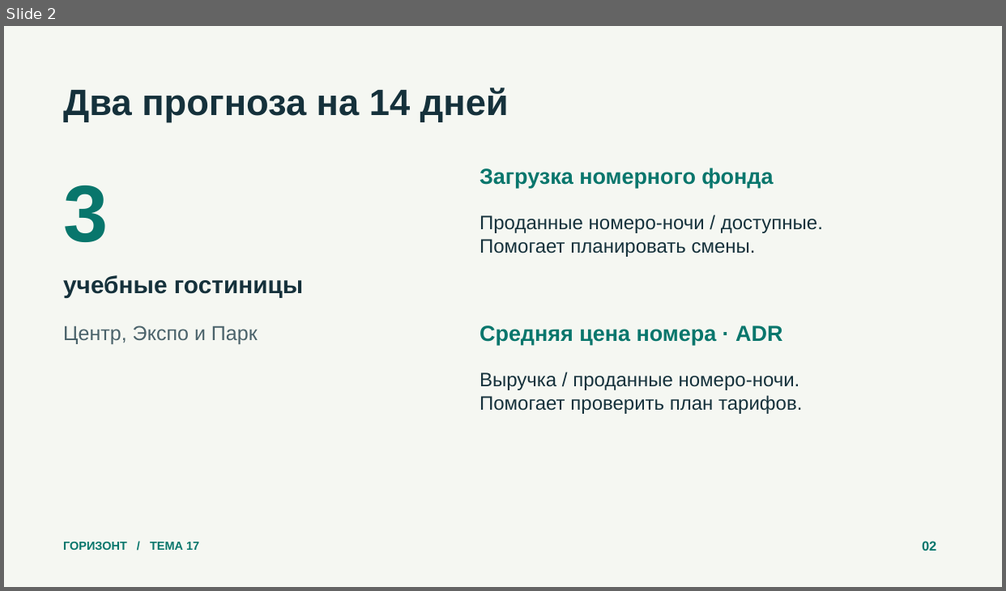
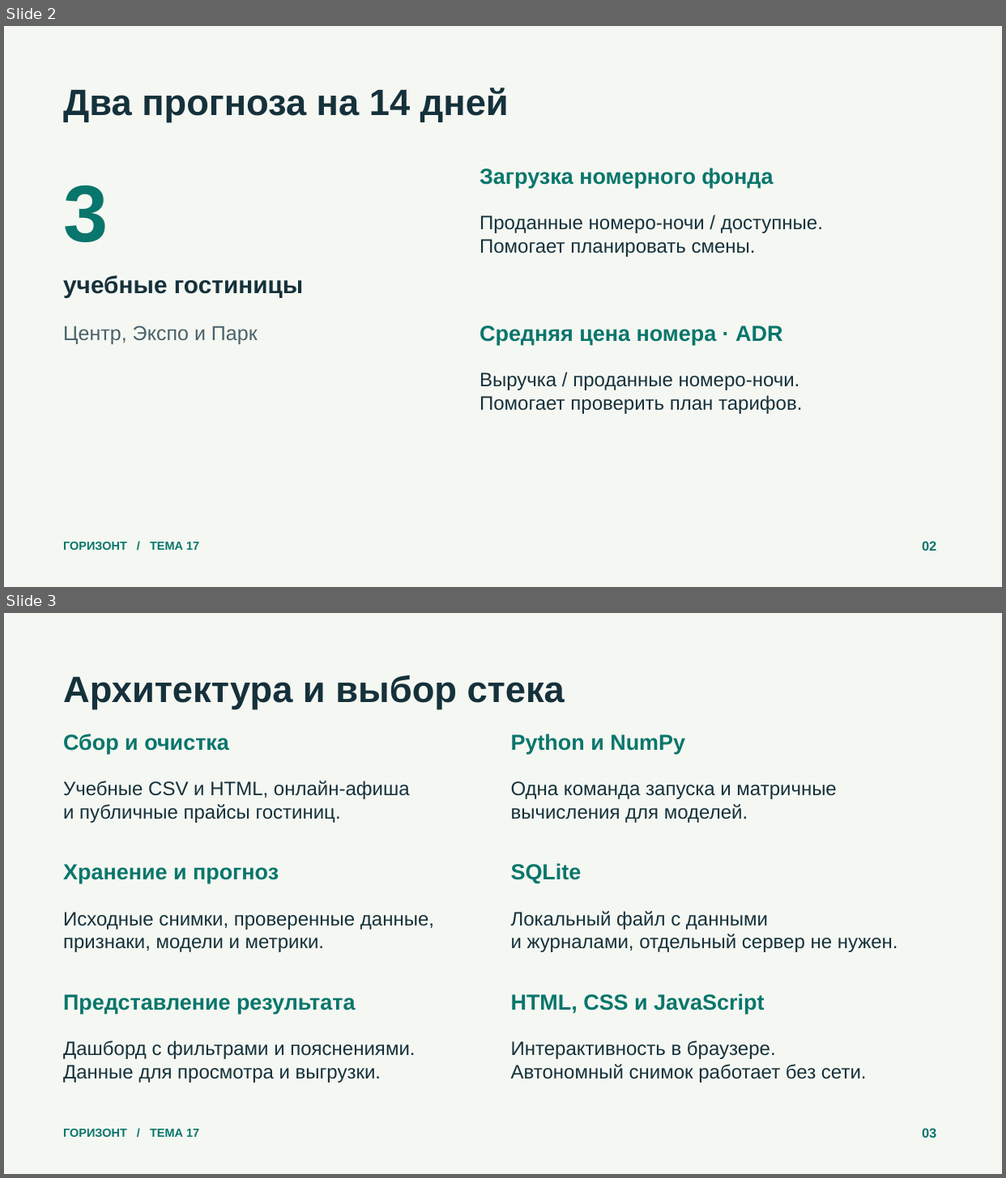
Before and after one commit to ReliqU/HotelForecast, a slide deck: deliverables/Презентация.pptx. Shown one above the other, each under a label of ours: slide 2 before the commit, slides 2 and 3 after it. The pictures are 1006x591 and 1006x1178 pixels, drawn with LibreOffice and Linux fonts; fonts in the diff are those of the drawing. Boxes give left, top, right and bottom in pixels: in the first picture for what was removed or moved away, otherwise in the second. Text is boxed around its words. In the diff, an @@ line names an element or a change of style, - is before the commit and + after.

```diff
--- a/deliverables/Презентация.pptx
+++ b/deliverables/Презентация.pptx
@@ slide 3 added at box(4, 613, 1002, 1174), background #F5F7F2 @@
@@ text added at box(63, 675, 565, 709), 35.2 pt, text #15313B, bold @@
+Архитектура и выбор стека
@@ text added at box(63, 734, 229, 754), 21 pt, text #08766C, bold @@
+Сбор и очистка
@@ text added at box(511, 734, 685, 754), 21 pt, text #08766C, bold @@
+Python и NumPy
@@ text added at box(63, 781, 410, 823), 18.8 pt, text #15313B @@
+Учебные CSV и HTML, онлайн-афиша
+и публичные прайсы гостиниц.
@@ text added at box(511, 781, 836, 823), 18.8 pt, text #15313B @@
+Одна команда запуска и матричные
+вычисления для моделей.
@@ text added at box(63, 864, 279, 884), 21 pt, text #08766C, bold @@
+Хранение и прогноз
@@ text added at box(511, 863, 582, 884), 21 pt, text #08766C, bold @@
+SQLite
@@ text added at box(63, 912, 434, 952), 18.8 pt, text #15313B @@
+Исходные снимки, проверенные данные,
+признаки, модели и метрики.
@@ text added at box(511, 911, 898, 952), 18.8 pt, text #15313B @@
+Локальный файл с данными
+и журналами, отдельный сервер не нужен.
@@ text added at box(63, 995, 355, 1014), 21 pt, text #08766C, bold @@
+Представление результата
@@ text added at box(511, 994, 764, 1014), 21 pt, text #08766C, bold @@
+HTML, CSS и JavaScript
@@ text added at box(63, 1041, 415, 1083), 18.8 pt, text #15313B @@
+Дашборд с фильтрами и пояснениями.
+Данные для просмотра и выгрузки.
@@ text added at box(511, 1041, 867, 1083), 18.8 pt, text #15313B @@
+Интерактивность в браузере.
+Автономный снимок работает без сети.
@@ text added at box(63, 1129, 199, 1137), 11.2 pt, text #08766C, bold @@
+ГОРИЗОНТ / ТЕМА 17
@@ text added at box(922, 1128, 936, 1138), 12.8 pt, text #08766C, bold @@
+03
```
Also in this commit, not shown: 2 slides changed, 3 other slides added, 2 slides removed, 25 other files.
